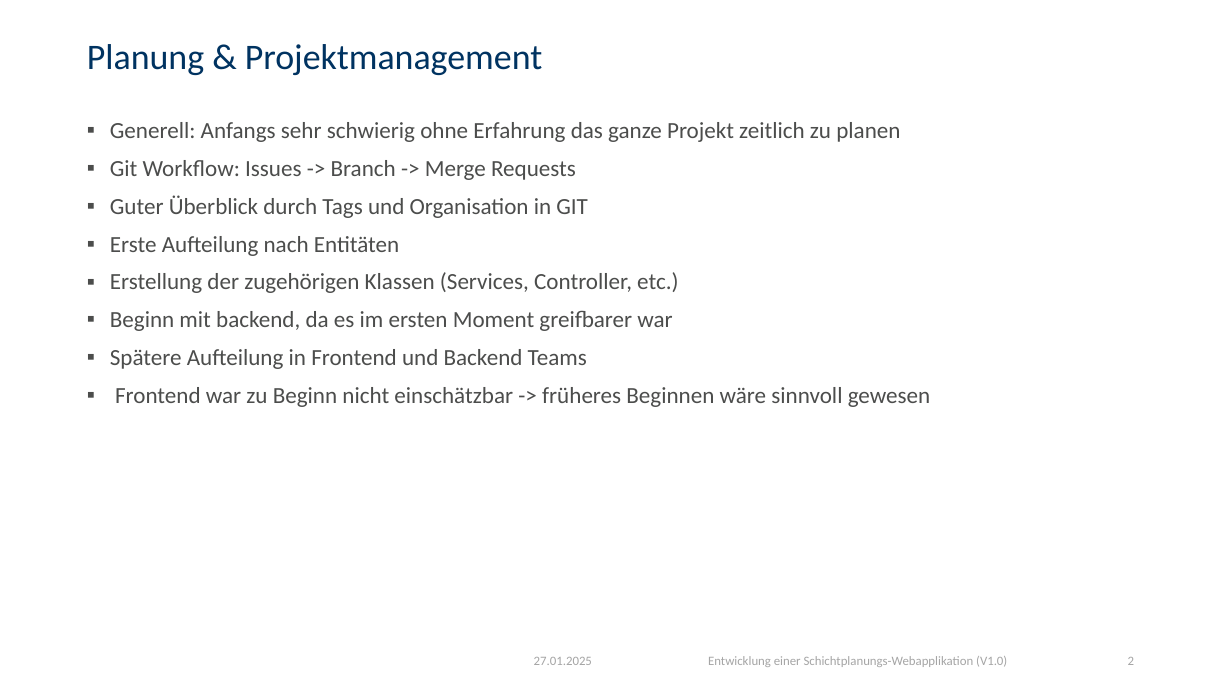
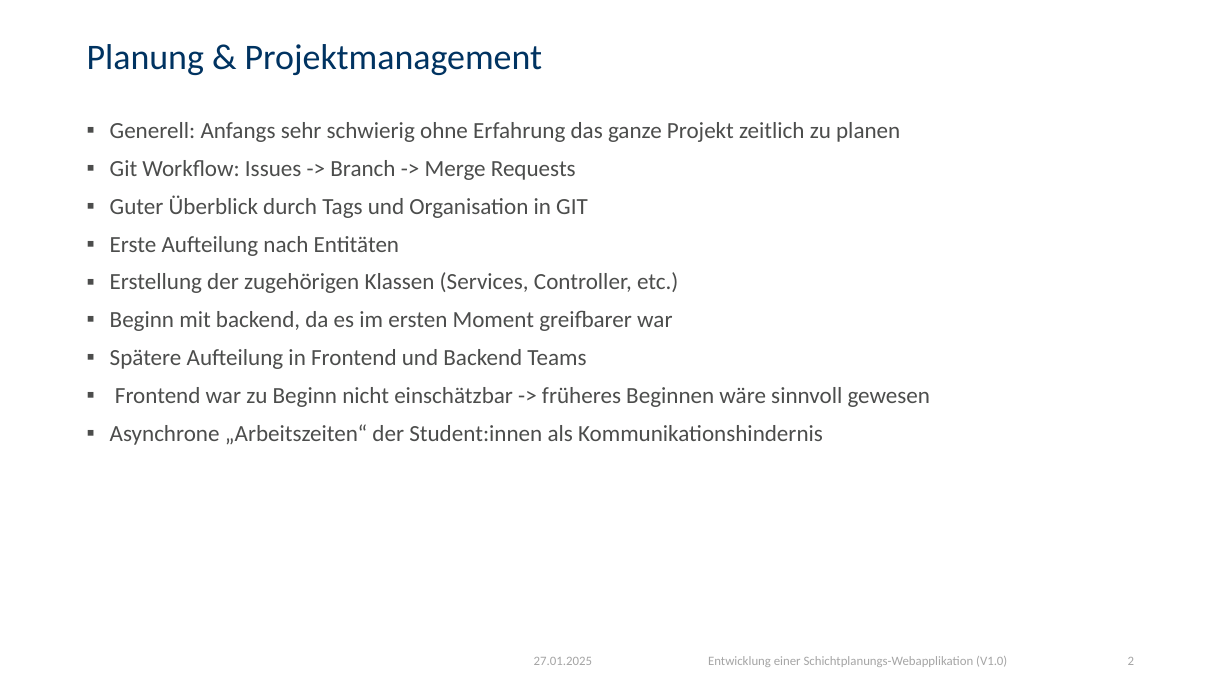
Before and after one commit to valiferst/shift_planner, a slide deck: slide 2 of artefacts/Präsentation_.pptx. Drawn at 1232x693 pixels with LibreOffice and Linux fonts; fonts in the diff are those of the drawing; background and template pictures are left out. Boxes give left, top, right and bottom in pixels: in the first picture for what was removed or moved away, otherwise in the second. Text is boxed around its words. In the diff, an @@ line names an element or a change of style, - is before the commit and + after.

```diff
--- a/artefacts/Präsentation_.pptx
+++ b/artefacts/Präsentation_.pptx
@@ text at [110, 424, 823, 445]: paragraph added @@
+▪ Asynchrone „Arbeitszeiten“ der Student:innen als Kommunikationshindernis
```
Also in this commit, not shown: 2 other slides changed, 1 other file.
